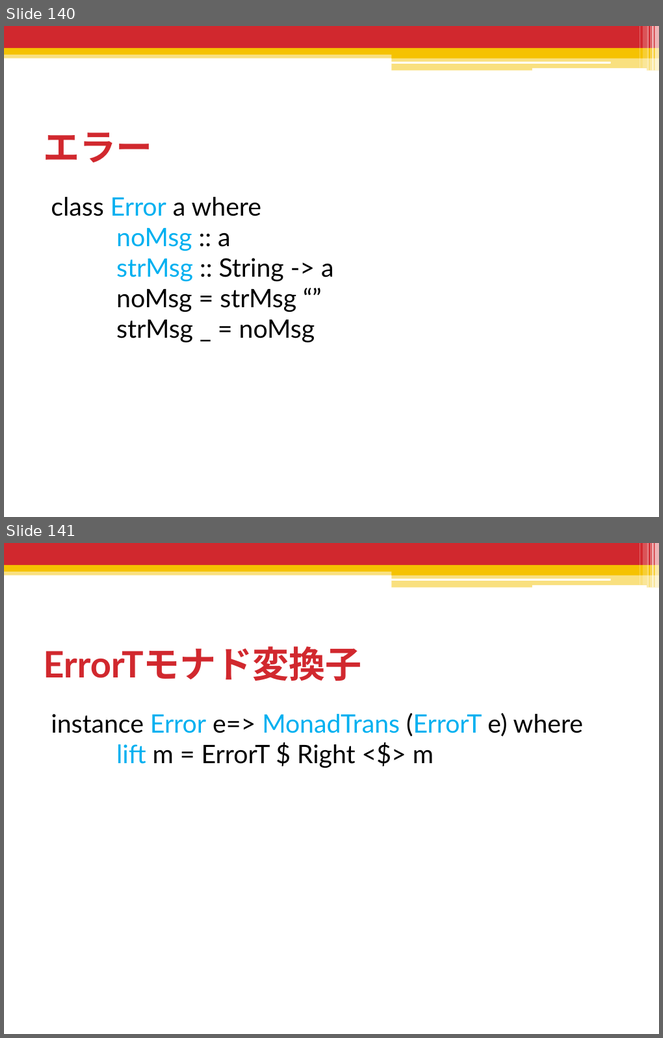
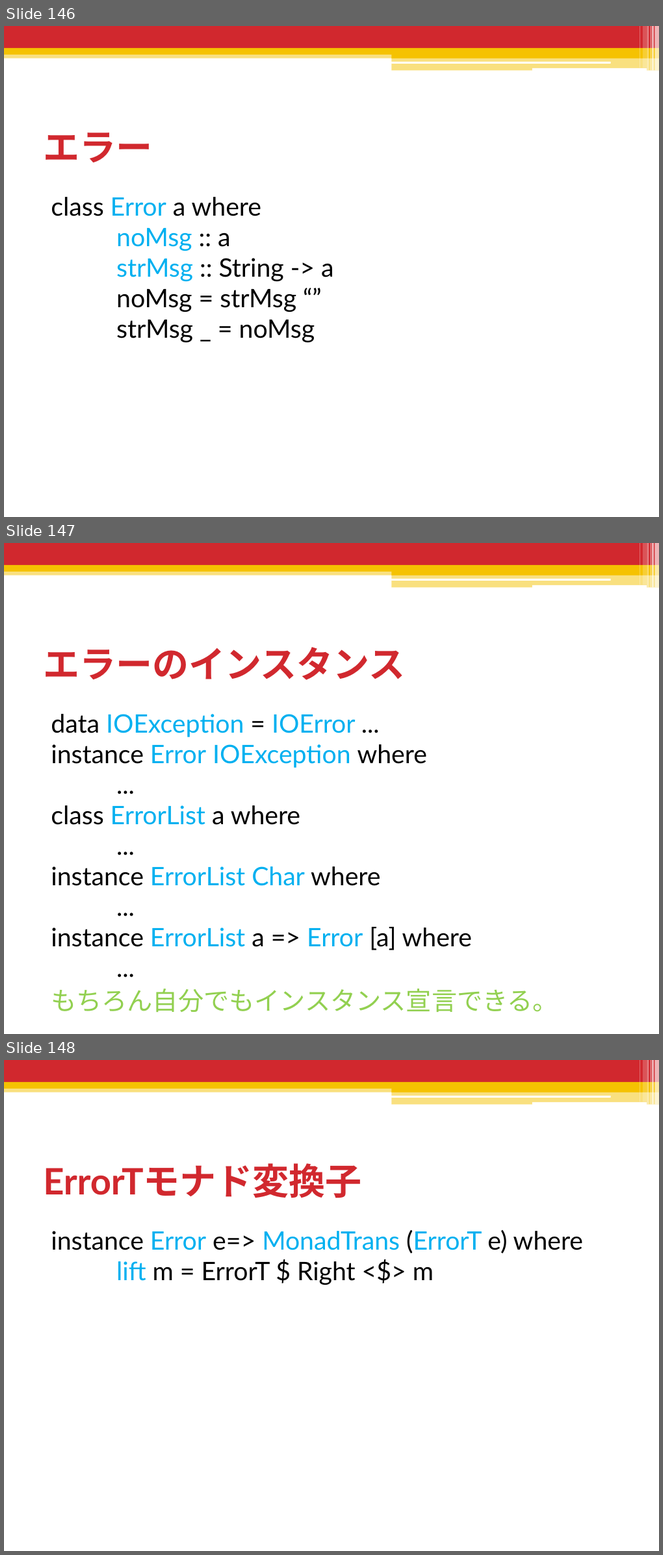
Before and after one commit to shiatsumat/HaskellLecture, a slide deck: 2_monad/slides/2_monad.pptx. Shown one above the other, each under a label of ours: slides 140 and 141 before the commit, slides 146, 147 and 148 after it. The pictures are 663x1038 and 663x1555 pixels, drawn with LibreOffice and Linux fonts; fonts in the diff are those of the drawing. Boxes give left, top, right and bottom in pixels: in the first picture for what was removed or moved away, otherwise in the second. Text is boxed around its words. In the diff, an @@ line names an element or a change of style, - is before the commit and + after.

```diff
--- a/2_monad/slides/2_monad.pptx
+++ b/2_monad/slides/2_monad.pptx
@@ slide 147 added at (4,543,659,1034), background #FFFFFF; not listed: 13 template elements that a slide beside it also shows @@
@@ title added at (43,647,405,680), 40 pt, text #D1282E, bold @@
+エラーのインスタンス
@@ text added at (51,714,558,1012), 28 pt, text #000000 @@
+data IOException = IOError ...
+instance Error IOException where
+...
+class ErrorList a where
+...
+instance ErrorList Char where
+...
+instance ErrorList a => Error [a] where
+...
+もちろん自分でもインスタンス宣言できる。
@@ what was slide 140 is now slide 146 @@
@@ what was slide 141 is now slide 148 @@
```
Also in this commit, not shown: 4 slides changed, 6 other slides added, 1 other file.
